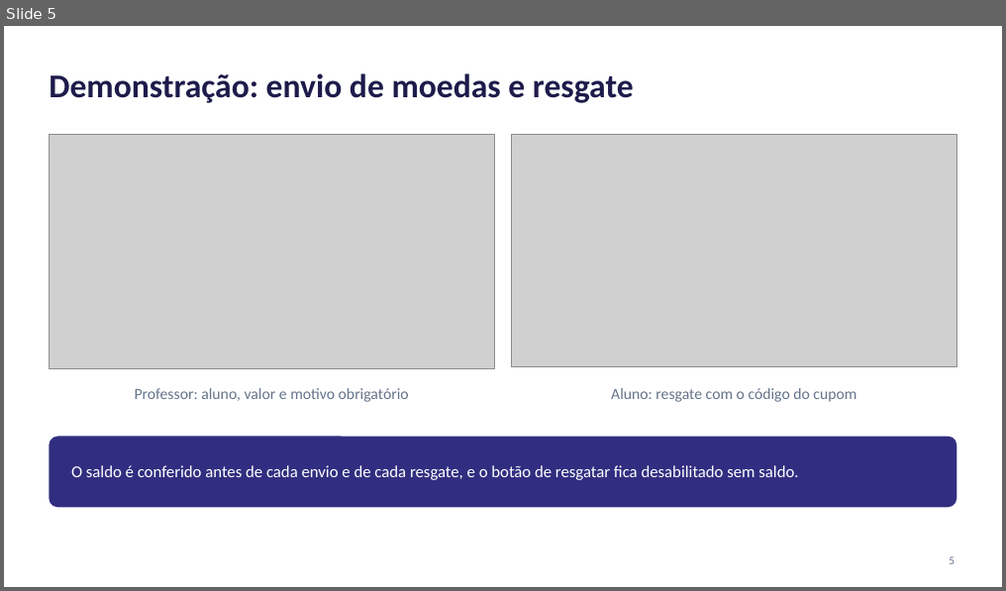
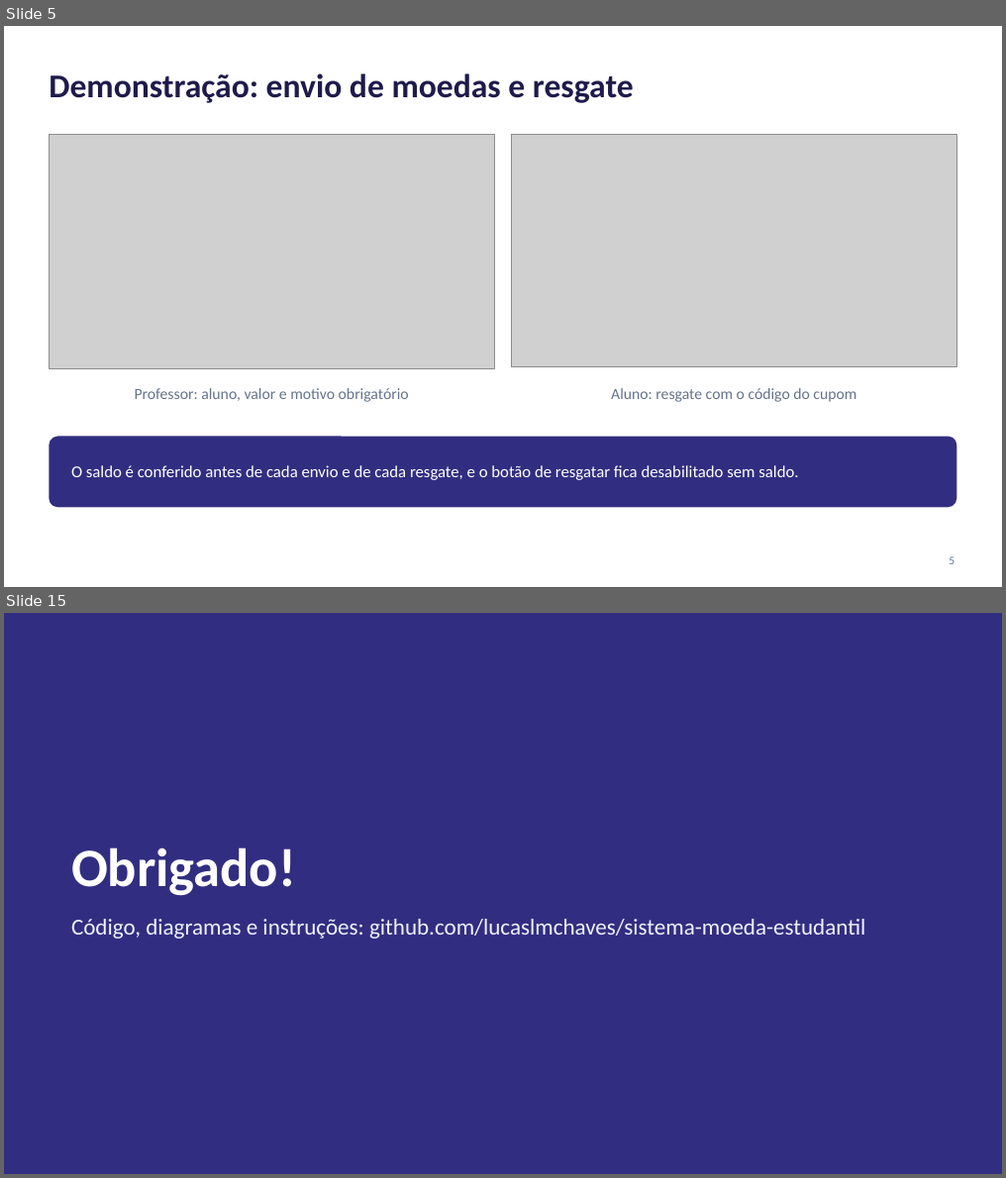
Before and after one commit to lucaslmchaves/sistema-moeda-estudantil, a slide deck: docs/apresentacao/Lab03S03-Apresentacao.pptx. Shown one above the other, each under a label of ours: slide 5 before the commit, slides 5 and 15 after it; the slides between them are not shown. The pictures are 1006x591 and 1006x1178 pixels, drawn with LibreOffice and Linux fonts; fonts in the diff are those of the drawing; grey boxes stand for pictures. Boxes give left, top, right and bottom in pixels: in the first picture for what was removed or moved away, otherwise in the second. Text is boxed around its words. In the diff, an @@ line names an element or a change of style, - is before the commit and + after.

```diff
--- a/docs/apresentacao/Lab03S03-Apresentacao.pptx
+++ b/docs/apresentacao/Lab03S03-Apresentacao.pptx
@@ slide 15 added at [4,613,1002,1174], background #312E81 @@
@@ title added at [71,848,296,896], 52 pt, text #FFFFFF, bold @@
+Obrigado!
@@ text added at [71,919,865,939], 22 pt, text #EEF2FF @@
+Código, diagramas e instruções: github.com/lucaslmchaves/sistema-moeda-estudantil
```
Also in this commit, not shown: 3 slides changed, 8 other slides added, 6 slides removed, 1 other file.
